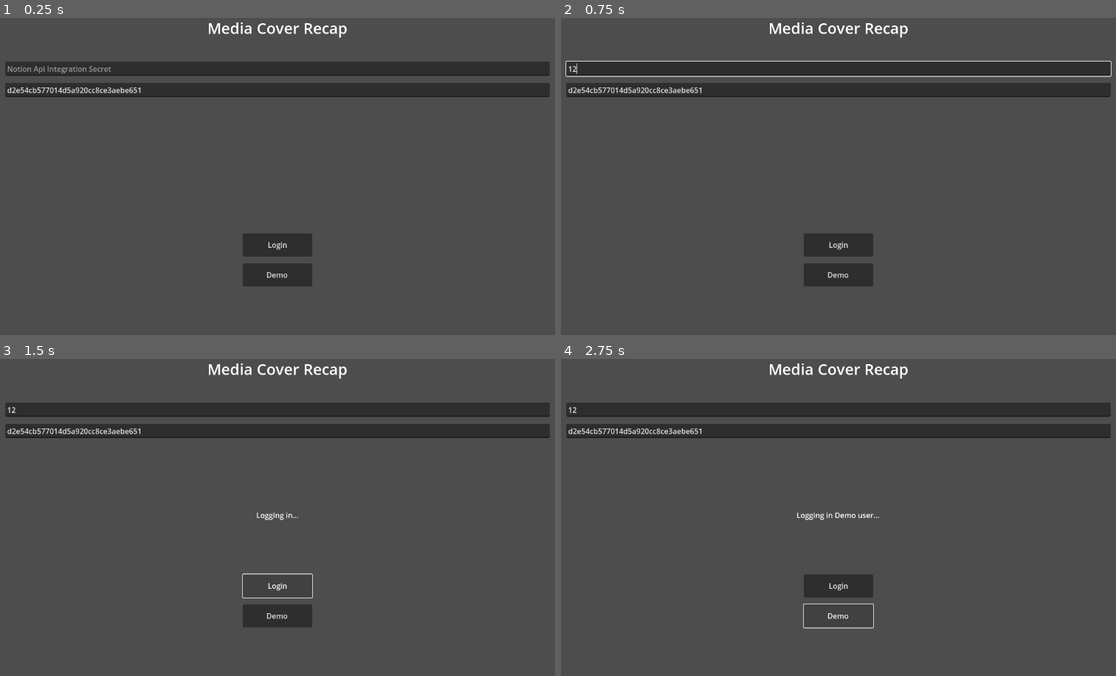
Above: before the commit, frames 1-4 (two rows, left to right).
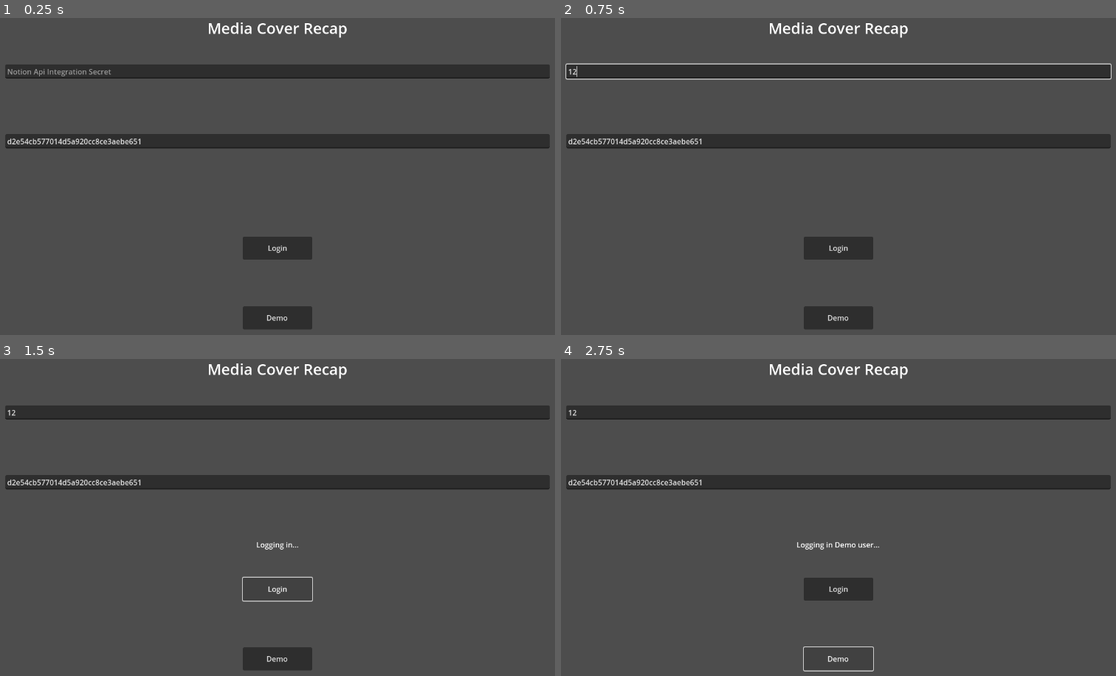
Above: after the commit, the same moments.

Repository: christt105/MediaCoverRecap
Game: Godot game, scene res://Login/LoginScreen.tscn
Two runs of this game, one before a commit and one after it. Both use one fixed random seed, a clock stepped at 60 frames per second and the inputs below.
Inputs (mouse positions are in pixels of both pictures, inside the frame that each line leads up to):
- Up to frame 1 (0.25 s): no input
- Up to frame 2 (0.75 s): click (838, 68) at 0.52 s; type "12" at 0.6 s
- Up to frame 3 (1.5 s): click "Login" at 1.25 s
- Up to frame 4 (2.75 s): click "Demo" at 2 s

The runs differ from the first frame. In frame 1, 12% of the frame differs, in the area x 0-100%, y 13-99%; in frame 2, 13%; in frame 3, 12%; in frame 4, 11%.
Error in both runs: Invalid access to property or key 'message' on a base object of type 'Nil'. (res://Notion/NotionController.gd:62)

Commit message:
Improve Resolution

Diff:
--- a/MediaCoverRecap/Login/LoginScreen.tscn
+++ b/MediaCoverRecap/Login/LoginScreen.tscn
@@ -28,7 +28,6 @@
 anchor_bottom = 1.0
 grow_horizontal = 2
 grow_vertical = 2
-theme_override_constants/separation = 50
 
 [node name="TitleLabel" type="Label" parent="VBoxContainer2"]
 layout_mode = 2
@@ -38,6 +37,7 @@
 
 [node name="MarginContainer" type="MarginContainer" parent="VBoxContainer2"]
 layout_mode = 2
+size_flags_vertical = 3
 theme_override_constants/margin_left = 50
 theme_override_constants/margin_right = 50
 
@@ -56,17 +56,15 @@
 placeholder_text = "Notion Media Database Id"
 
 [node name="ErrorLabel" type="Label" parent="VBoxContainer2/MarginContainer/VBoxContainer"]
-custom_minimum_size = Vector2(0, 125)
+custom_minimum_size = Vector2(0, 25)
 layout_mode = 2
-size_flags_vertical = 6
 theme_override_colors/font_color = Color(1, 0, 0, 1)
 horizontal_alignment = 1
 autowrap_mode = 3
 
 [node name="InfoLabel" type="Label" parent="VBoxContainer2/MarginContainer/VBoxContainer"]
-custom_minimum_size = Vector2(0, 125)
+custom_minimum_size = Vector2(0, 25)
 layout_mode = 2
-size_flags_vertical = 6
 horizontal_alignment = 1
 autowrap_mode = 3
 
--- a/MediaCoverRecap/MediaCoverRecap/MediaCoverRecap.tscn
+++ b/MediaCoverRecap/MediaCoverRecap/MediaCoverRecap.tscn
@@ -65,7 +65,6 @@
 [node name="Database" type="Panel" parent="HBoxContainer/MarginContainer2/VBoxContainer" node_paths=PackedStringArray("from_date", "to_date", "load_button")]
 layout_mode = 2
 size_flags_vertical = 3
-size_flags_stretch_ratio = 0.5
 script = ExtResource("2_y6cdp")
 from_date = NodePath("DatabaseSection/MarginContainer/VBoxContainer/DateInterval/FromDateLineEdit")
 to_date = NodePath("DatabaseSection/MarginContainer/VBoxContainer/DateInterval/ToDateLineEdit")
@@ -290,6 +289,7 @@
 horizontal_alignment = 1
 
 [node name="SaveImageButton" type="Button" parent="HBoxContainer/MarginContainer2/VBoxContainer"]
+custom_minimum_size = Vector2(0, 35)
 layout_mode = 2
 size_flags_horizontal = 4
 text = "Save Image"
